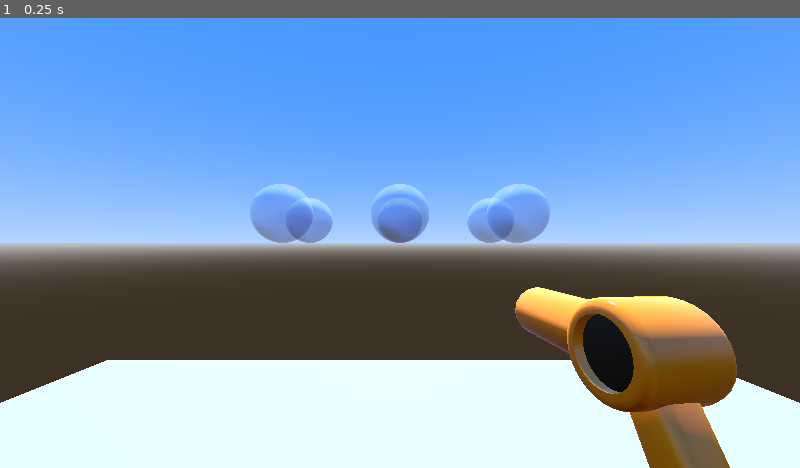
Above: before the commit, frame 1.
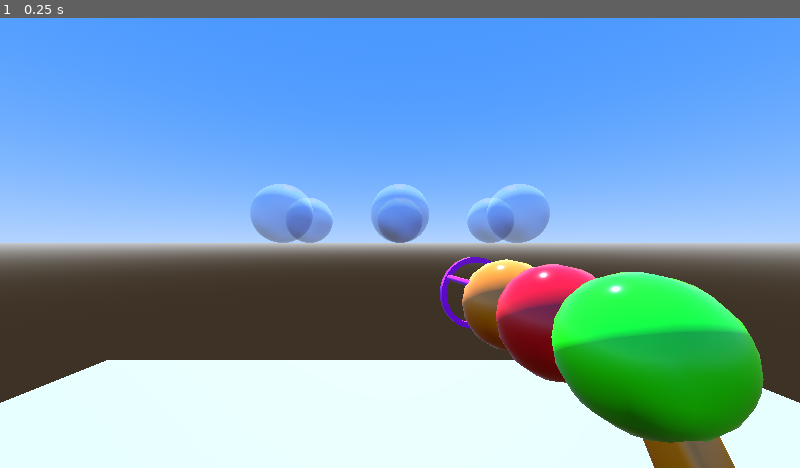
Above: after the commit, the same moment.

Repository: ericsnekbytes/GGJ-2025-Bubble-Forager
Game: Godot game, scene res://levels/bubble_hunt.tscn
Two runs of this game, one before a commit and one after it. Both use one fixed random seed, a clock stepped at 60 frames per second and the inputs below.
Inputs:
- Up to frame 1 (0.25 s): no input

The runs differ from the first frame. In frame 1, 11% of the frame differs, in the area x 55-96%, y 53-100%.

Commit message:
Add bubble gun mechanics, rough.

Diff:
--- a/player/player.gd
+++ b/player/player.gd
@@ -1,6 +1,10 @@
 extends CharacterBody3D
 
-var player_id = -1
+var player_id = -1:
+	set(value):
+		player_id = value
+		for gun in [$Camera3D/WeaponPivot/GunHairDryer, $Camera3D/WeaponPivot/GunBubble]:
+			gun.owning_player = self
 var start_process = false
 # ....
 @onready var player_cam = $Camera3D
@@ -38,33 +42,33 @@
 		var motion_vector = Vector3.ZERO
 
 		var player_commands = InputHandler.get_command_dict(player_id)
-		print(player_commands)
+		#print(player_commands)
 
 		var move_forward_back = Vector3.ZERO
 		var move_fwd_back_raw = player_commands['move_yaxis']
 		if move_fwd_back_raw != null and abs(move_fwd_back_raw) > .2:
 			move_forward_back = player_cam.basis.z.normalized() * MAX_THRUST * move_fwd_back_raw
-			print('FWDBK %s // %s' % [move_fwd_back_raw, move_forward_back])
+			#print('FWDBK %s // %s' % [move_fwd_back_raw, move_forward_back])
 
 		var move_left_right = Vector3.ZERO
 		var move_left_right_raw = player_commands['move_xaxis']
 		if move_left_right_raw != null and abs(move_left_right_raw) > .2:
 			move_left_right = player_cam.basis.x.normalized() * MAX_THRUST * move_left_right_raw
-			print('HORZ %s // %s' % [move_left_right_raw, move_forward_back])
+			#print('HORZ %s // %s' % [move_left_right_raw, move_forward_back])
 
 		var look_spin = 0
 		var look_spin_raw = player_commands['look_xaxis']
 		if look_spin_raw != null and abs(look_spin_raw) > .2:
 			look_spin_raw *= -1
 			look_spin = look_spin_raw * MAX_SPIN
-			print('SPIN %s // %s' % [look_spin, look_spin_raw])
+			#print('SPIN %s // %s' % [look_spin, look_spin_raw])
 
 		var look_pitch = 0
 		var look_pitch_raw = player_commands['look_yaxis']
 		if look_pitch_raw != null and abs(look_pitch_raw) > .2:
 			look_pitch_raw *= -1
 			look_pitch = look_pitch_raw * MAX_PITCH
-			print('PITCH %s // %s' % [look_pitch, look_pitch_raw])
+			#print('PITCH %s // %s' % [look_pitch, look_pitch_raw])
 
 		var ground_motion = move_left_right + move_forward_back
 		if ground_motion.length() > MAX_THRUST:
--- a/player/player.tscn
+++ b/player/player.tscn
@@ -1,7 +1,8 @@
-[gd_scene load_steps=6 format=3 uid="uid://dx4xntt240r4h"]
+[gd_scene load_steps=7 format=3 uid="uid://dx4xntt240r4h"]
 
 [ext_resource type="Script" path="res://player/player.gd" id="1_3o8a5"]
-[ext_resource type="PackedScene" uid="uid://rg5aclcl6dpo" path="res://art/hair_dryer.glb" id="2_6u0ve"]
+[ext_resource type="PackedScene" uid="uid://c21xryfqr8owu" path="res://weapons/gun_hair_dryer.tscn" id="2_6leki"]
+[ext_resource type="PackedScene" uid="uid://2b6x255d3tch" path="res://weapons/GunBubble.tscn" id="3_tbwkj"]
 
 [sub_resource type="CapsuleShape3D" id="CapsuleShape3D_mc6in"]
 
@@ -26,9 +27,11 @@
 transform = Transform3D(1, 0, 0, 0, 1, 0, 0, 0, 1, 0, 1, 0)
 
 [node name="WeaponPivot" type="Node3D" parent="Camera3D"]
-transform = Transform3D(-0.290263, 0, 2.3572, 0, 2.375, 0, -2.3572, 0, -0.290263, 0.738559, -0.329864, -0.905614)
+transform = Transform3D(-0.537126, 0, 2.31346, 0, 2.375, 0, -2.31346, 0, -0.537126, 0.738559, -0.329864, -0.905614)
 
-[node name="hair_dryer" parent="Camera3D/WeaponPivot" instance=ExtResource("2_6u0ve")]
+[node name="GunHairDryer" parent="Camera3D/WeaponPivot" instance=ExtResource("2_6leki")]
+
+[node name="GunBubble" parent="Camera3D/WeaponPivot" instance=ExtResource("3_tbwkj")]
 
 [node name="JumpTimer" type="Timer" parent="."]
 wait_time = 0.5
--- a/project.godot
+++ b/project.godot
@@ -76,6 +76,16 @@
 "events": [Object(InputEventJoypadButton,"resource_local_to_scene":false,"resource_name":"","device":-1,"button_index":0,"pressure":0.0,"pressed":false,"script":null)
 ]
 }
+rtrigger={
+"deadzone": 0.5,
+"events": [Object(InputEventJoypadButton,"resource_local_to_scene":false,"resource_name":"","device":-1,"button_index":10,"pressure":0.0,"pressed":false,"script":null)
+]
+}
+ltrigger={
+"deadzone": 0.5,
+"events": [Object(InputEventJoypadButton,"resource_local_to_scene":false,"resource_name":"","device":-1,"button_index":9,"pressure":0.0,"pressed":false,"script":null)
+]
+}
 
 [layer_names]
 
--- /dev/null
+++ b/weapons/GunBubble.tscn
@@ -0,0 +1,12 @@
+[gd_scene load_steps=3 format=3 uid="uid://2b6x255d3tch"]
+
+[ext_resource type="PackedScene" uid="uid://bbgrkgyetyt6l" path="res://art/bubble_gun.glb" id="1_cf478"]
+[ext_resource type="Script" path="res://weapons/gun_bubble.gd" id="1_pwyty"]
+
+[node name="GunBubble" type="Node3D"]
+script = ExtResource("1_pwyty")
+
+[node name="bubble_gun" parent="." instance=ExtResource("1_cf478")]
+
+[node name="BulletPivot" type="Node3D" parent="."]
+top_level = true
--- /dev/null
+++ b/weapons/bubble_bullet.gd
@@ -0,0 +1,7 @@
+extends CharacterBody3D
+
+var MAX_SPEED = 10
+
+
+func _physics_process(delta):
+	move_and_slide()
--- a/weapons/bubble_bullet.tscn
+++ b/weapons/bubble_bullet.tscn
@@ -1,4 +1,6 @@
-[gd_scene load_steps=3 format=3 uid="uid://po8pak3b3ajt"]
+[gd_scene load_steps=4 format=3 uid="uid://po8pak3b3ajt"]
+
+[ext_resource type="Script" path="res://weapons/bubble_bullet.gd" id="1_v46ht"]
 
 [sub_resource type="StandardMaterial3D" id="StandardMaterial3D_n6qv8"]
 transparency = 1
@@ -8,9 +10,11 @@
 [sub_resource type="SphereMesh" id="SphereMesh_0abv3"]
 
 [node name="BubbleBullet" type="CharacterBody3D"]
+script = ExtResource("1_v46ht")
 
 [node name="MeshInstance3D" type="MeshInstance3D" parent="."]
 material_override = SubResource("StandardMaterial3D_n6qv8")
 mesh = SubResource("SphereMesh_0abv3")
 
 [node name="CollisionShape3D" type="CollisionShape3D" parent="."]
+top_level = true
--- /dev/null
+++ b/weapons/gun_bubble.gd
@@ -0,0 +1,26 @@
+extends Node3D
+
+var start_process = false
+var owning_player = null
+# ....
+var bullet_scn = preload('res://weapons/bubble_bullet.tscn')
+@onready var bullet_pivot = $BulletPivot
+
+
+# Called when the node enters the scene tree for the first time.
+func _ready():
+	pass # Replace with function body.
+
+
+func _input(event):
+	var player_device = InputHandler.get_player_device(owning_player.player_id)
+	#print('SH %s // %s // %s // %s' % [owning_player, player_device, event.device, event.is_action('rtrigger')])
+	if owning_player != null and player_device != null and event.device == player_device:
+		var pcam = owning_player.player_cam
+		if event.is_pressed() and event.is_action('rtrigger'):
+			#print('Shoot')
+			var bullet = bullet_scn.instantiate()
+			bullet_pivot.add_child(bullet)
+			bullet.global_basis = pcam.global_basis
+			bullet.global_position = pcam.global_position + pcam.global_basis.z.rotated(pcam.global_basis.y.normalized(), PI) * 3
+			bullet.velocity =  pcam.global_basis.z.rotated(pcam.global_basis.y.normalized(), PI) * bullet.MAX_SPEED
--- /dev/null
+++ b/weapons/gun_hair_dryer.gd
@@ -0,0 +1,13 @@
+extends Node3D
+
+var owning_player = null
+
+
+# Called when the node enters the scene tree for the first time.
+func _ready():
+	pass # Replace with function body.
+
+
+# Called every frame. 'delta' is the elapsed time since the previous frame.
+func _process(delta):
+	pass
--- /dev/null
+++ b/weapons/gun_hair_dryer.tscn
@@ -0,0 +1,9 @@
+[gd_scene load_steps=3 format=3 uid="uid://c21xryfqr8owu"]
+
+[ext_resource type="Script" path="res://weapons/gun_hair_dryer.gd" id="1_h7sno"]
+[ext_resource type="PackedScene" uid="uid://rg5aclcl6dpo" path="res://art/hair_dryer.glb" id="2_delt2"]
+
+[node name="GunHairDryer" type="Node3D"]
+script = ExtResource("1_h7sno")
+
+[node name="hair_dryer" parent="." instance=ExtResource("2_delt2")]
Binary file added: art/bubble_gun.glb
Not shown, added: art/bubble_gun.glb.import
Not shown, changed: art/art.blend
Not shown, changed: art/art.blend1
